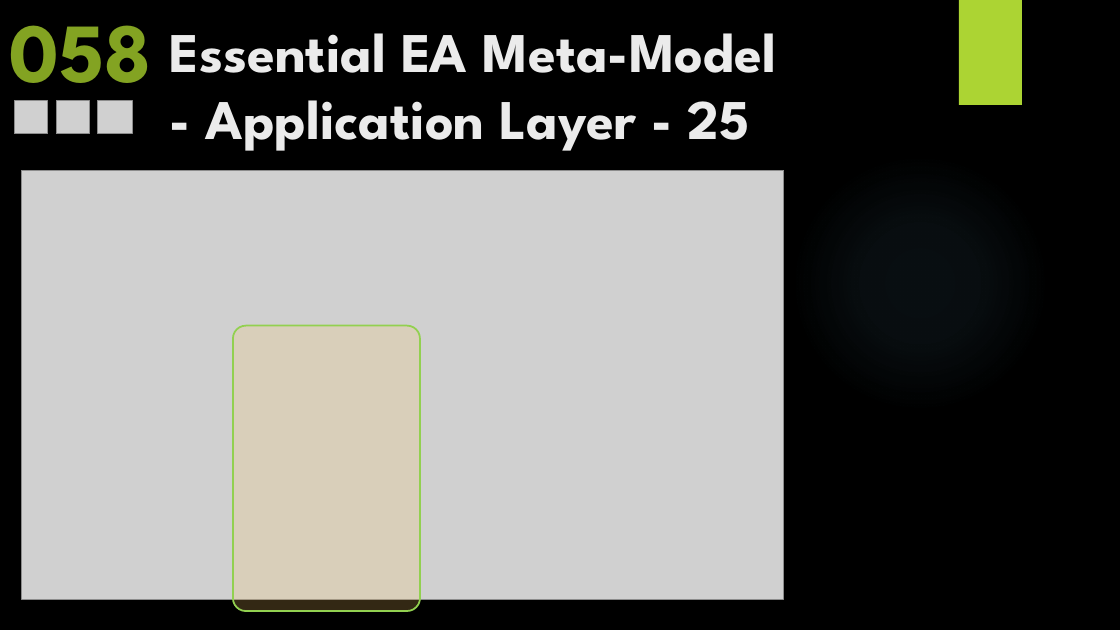
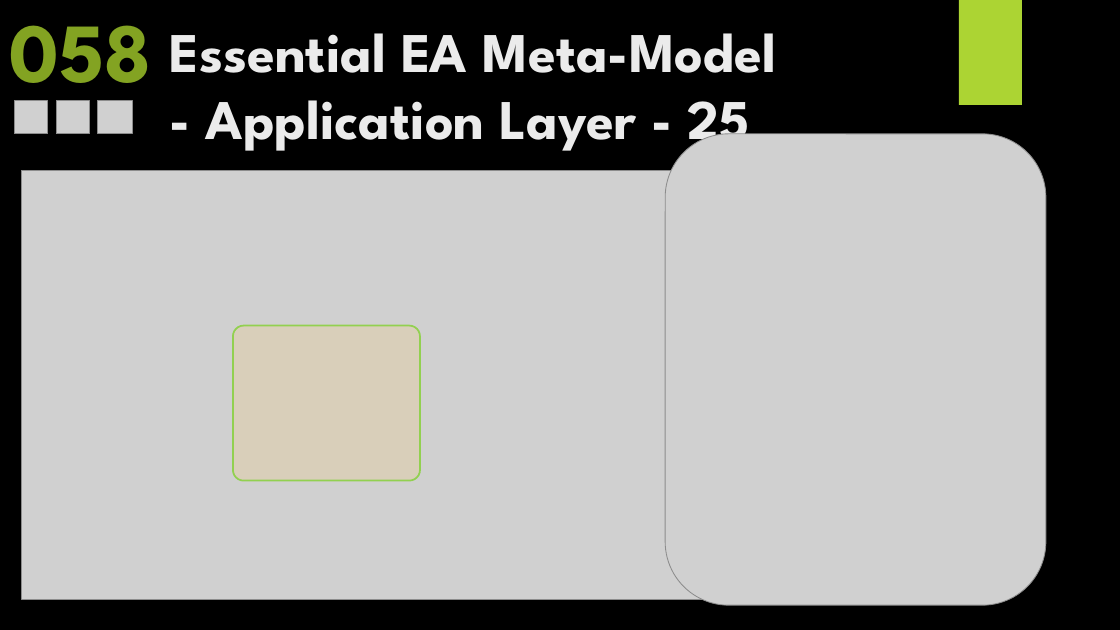
Before and after one commit to yasenstar/EA_MetaModel, a slide deck: slide 105 of Master_EAS_Meta-Model.pptx. Drawn at 1120x630 pixels with LibreOffice and Linux fonts; fonts in the diff are those of the drawing; grey boxes stand for pictures; background and template pictures are left out. Boxes give left, top, right and bottom in pixels: in the first picture for what was removed or moved away, otherwise in the second. Text is boxed around its words. In the diff, an @@ line names an element or a change of style, - is before the commit and + after.

```diff
--- a/Master_EAS_Meta-Model.pptx
+++ b/Master_EAS_Meta-Model.pptx
@@ picture added at <box>665,134,1046,605</box> @@
@@ rounded rectangle: place and size @@
-rounded rectangle at <box>233,326,420,612</box>
+rounded rectangle at <box>233,326,420,481</box>
```
Also in this commit, not shown: 18 slides added, 10 other files.
